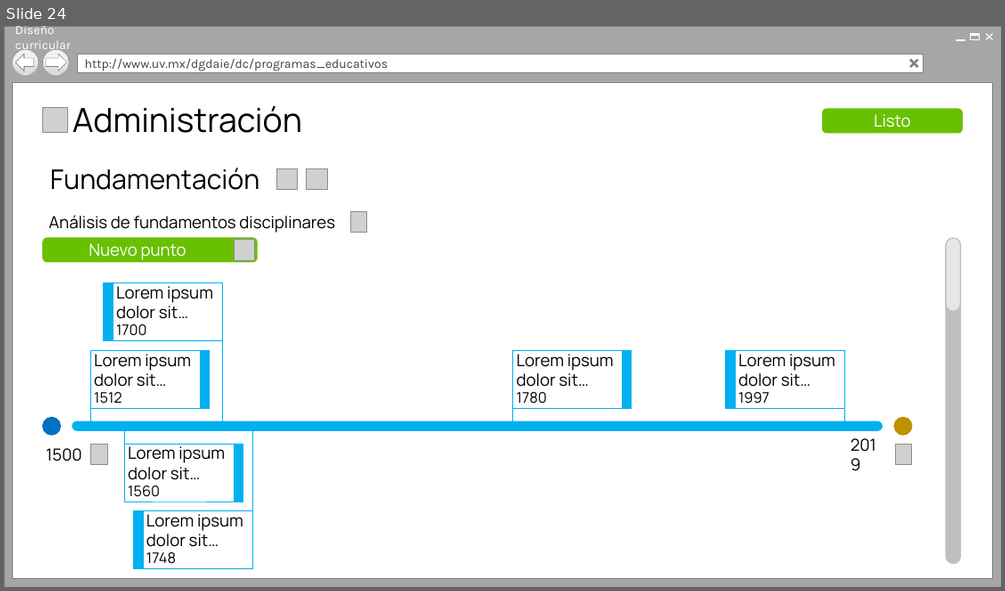
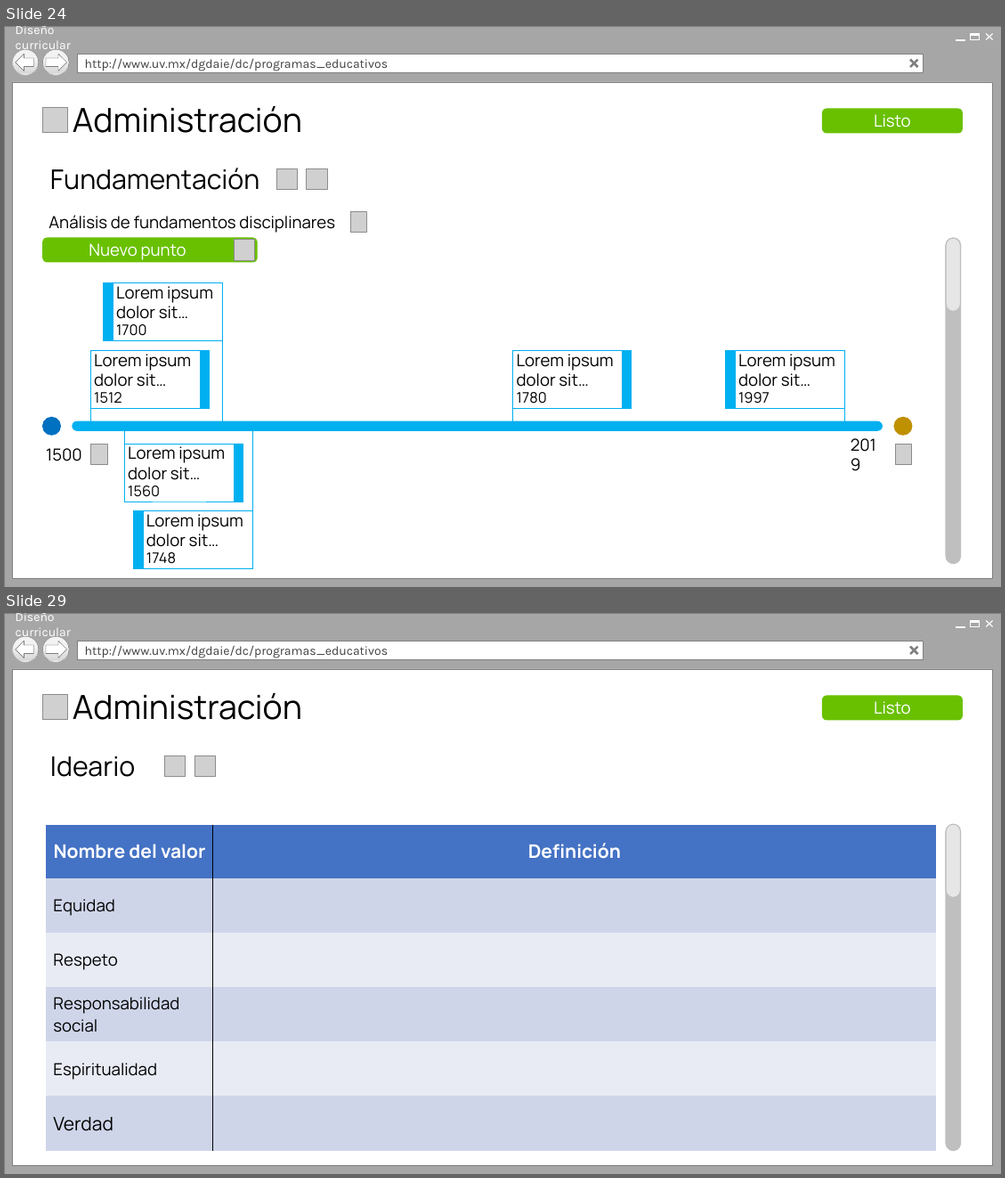
Before and after one commit to Senzho/DISENO_CURRICULAR_SS_05_2019, a slide deck: Diseño/Prototipos V2.pptx. Shown one above the other, each under a label of ours: slide 24 before the commit, slides 24 and 29 after it; the slides between them are not shown. The pictures are 1005x591 and 1005x1178 pixels, drawn with LibreOffice and Linux fonts; fonts in the diff are those of the drawing; grey boxes stand for pictures; background and template pictures are left out. Boxes give left, top, right and bottom in pixels: in the first picture for what was removed or moved away, otherwise in the second. Text is boxed around its words. In the diff, an @@ line names an element or a change of style, - is before the commit and + after.

Commit message:
Update Prototipos V2.pptx
1. Misión.
2. Visión.
3. Objetivos.
4. Ideario.

```diff
--- a/Diseño/Prototipos V2.pptx
+++ b/Diseño/Prototipos V2.pptx
@@ slide 29 added at (4, 613, 1001, 1174), background #FFFFFF @@
@@ group added at (4, 613, 1001, 1174): 6 rectangles, 4 lines, 2 ellipses, 1 text, 1 left arrow, 1 right arrow @@
+Diseño curricular
+http://www.uv.mx/dgdaie/dc/programas_educativos
@@ picture added at (43, 694, 68, 719) @@
@@ text added at (73, 693, 302, 720), 32 pt, text #000000 @@
+Administración
@@ rounded rectangle added at (823, 696, 963, 720), fill #69C000, outline #69C000 1 pt @@
@@ text added at (874, 701, 911, 714), 16 pt, text #FFFFFF @@
+Listo
@@ text added at (50, 756, 135, 777), 26 pt, text #000000 @@
+Ideario
@@ picture added at (165, 755, 186, 777) @@
@@ picture added at (194, 755, 216, 777) @@
@@ table added at (46, 825, 937, 1151), 6 rows, 2 columns @@
+Nombre del valor | Definición
+Equidad | 
+Respeto | 
+Responsabilidad social | 
+Espiritualidad | 
+Verdad | 
@@ rounded rectangle added at (947, 825, 961, 1150), fill #BFBFBF, outline #BFBFBF 1 pt @@
@@ rounded rectangle added at (947, 824, 961, 897), fill #E7E6E6, outline #BFBFBF 1 pt @@
```
Also in this commit, not shown: 7 slides changed, 4 other slides added.
